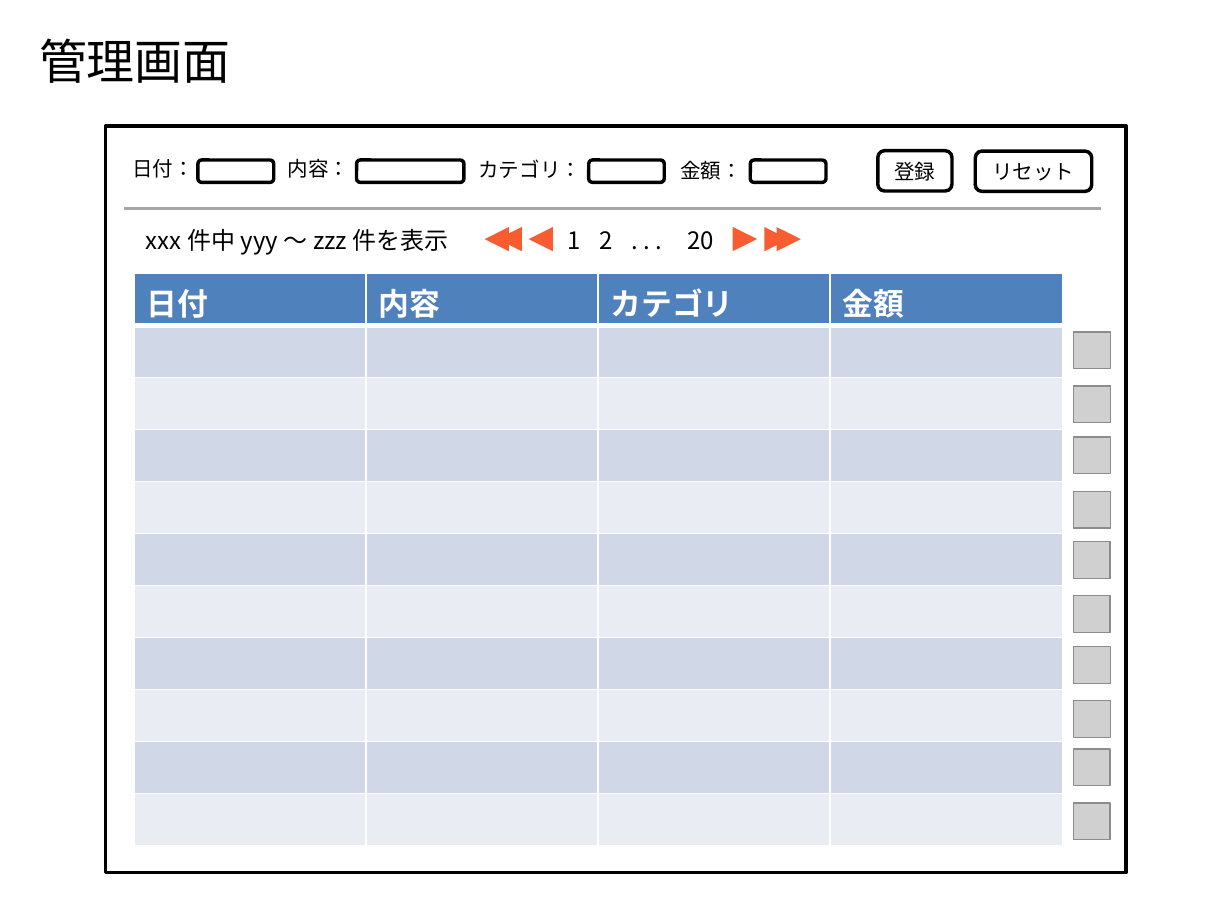
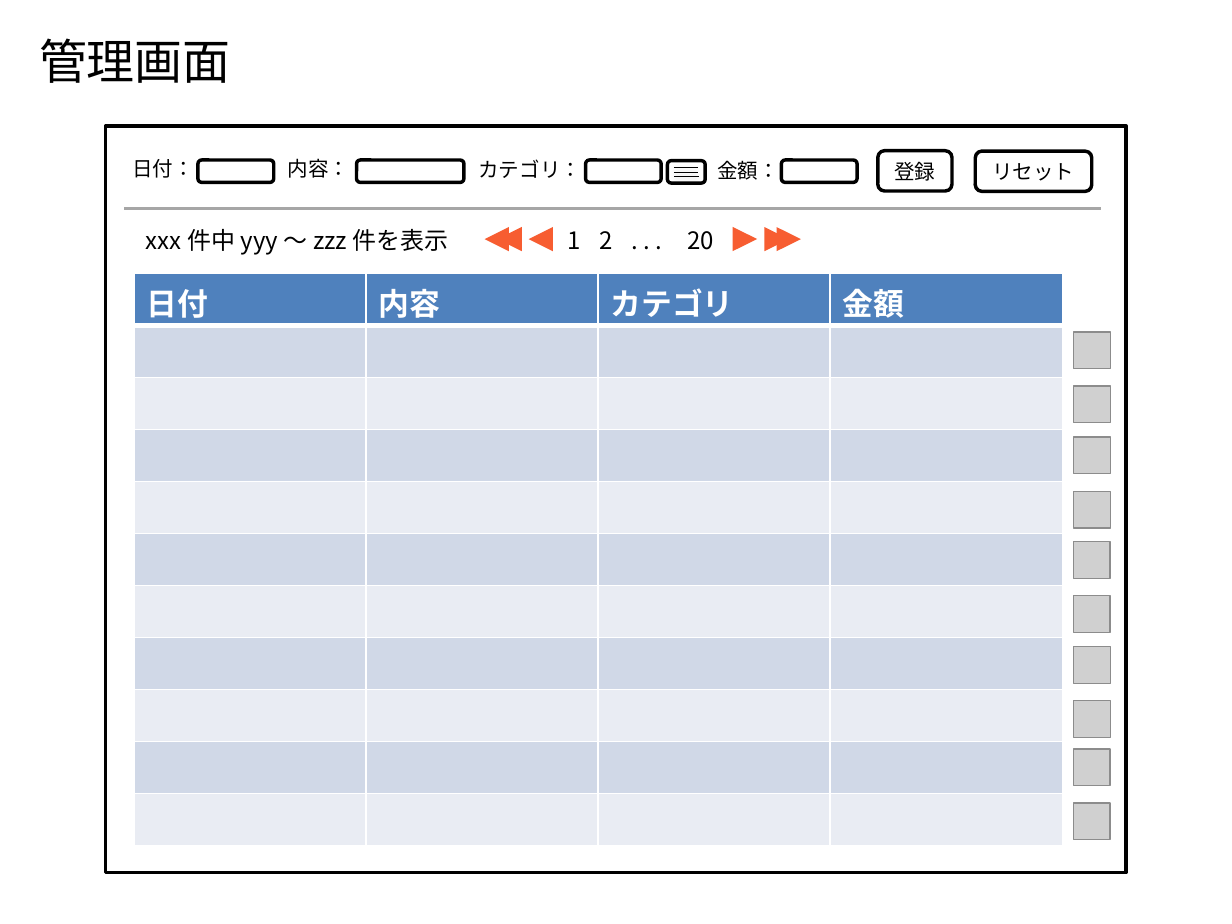
Before and after one commit to Leonis0813/chort, a slide deck: slide 4 of bin/algieba.pptx. Drawn at 1232x924 pixels with LibreOffice and Linux fonts; fonts in the diff are those of the drawing; grey boxes stand for pictures. Boxes give left, top, right and bottom in pixels: in the first picture for what was removed or moved away, otherwise in the second. Text is boxed around its words. In the diff, an @@ line names an element or a change of style, - is before the commit and + after.

```diff
--- a/bin/algieba.pptx
+++ b/bin/algieba.pptx
@@ rounded rectangle: place and size @@
-rounded rectangle at (589,160,664,182)
+rounded rectangle at (585,160,660,182)
@@ rounded rectangle added at (668,160,706,182), outline #000000 2 pt @@
@@ line added from (674, 166) to (699, 166), #000000 0.25 pt @@
@@ line added from (674, 172) to (699, 172), #000000 0.25 pt @@
@@ line added from (674, 176) to (699, 176), #000000 0.25 pt @@
@@ text "金額：": place and size @@
-text "金額：" at (680,160,742,180)
+text "金額：" at (717,160,779,180)
@@ rounded rectangle: place and size @@
-rounded rectangle at (750,160,825,182)
+rounded rectangle at (781,160,856,182)
```
Also in this commit, not shown: 4 other slides changed, 1 slide added, 4 other files.
